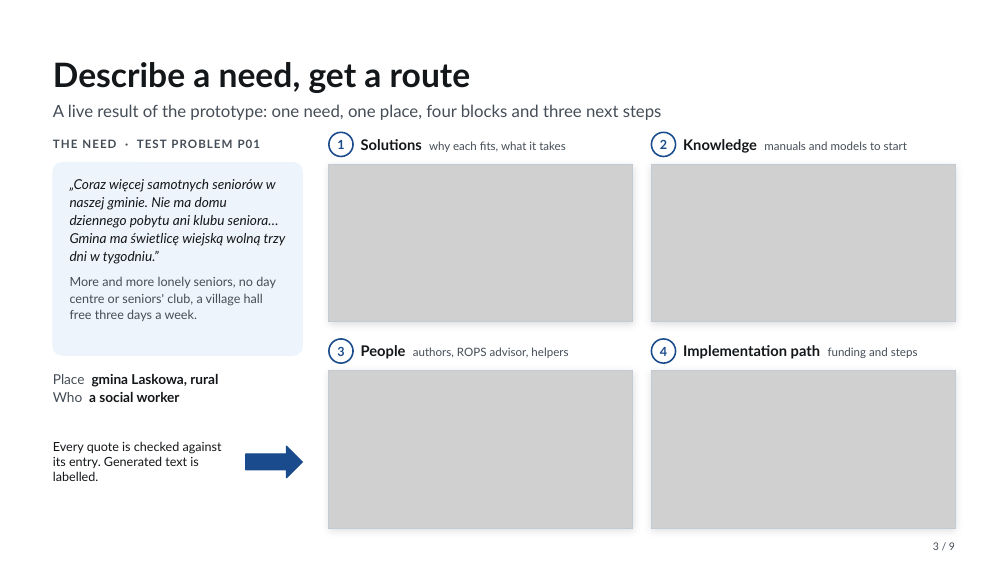
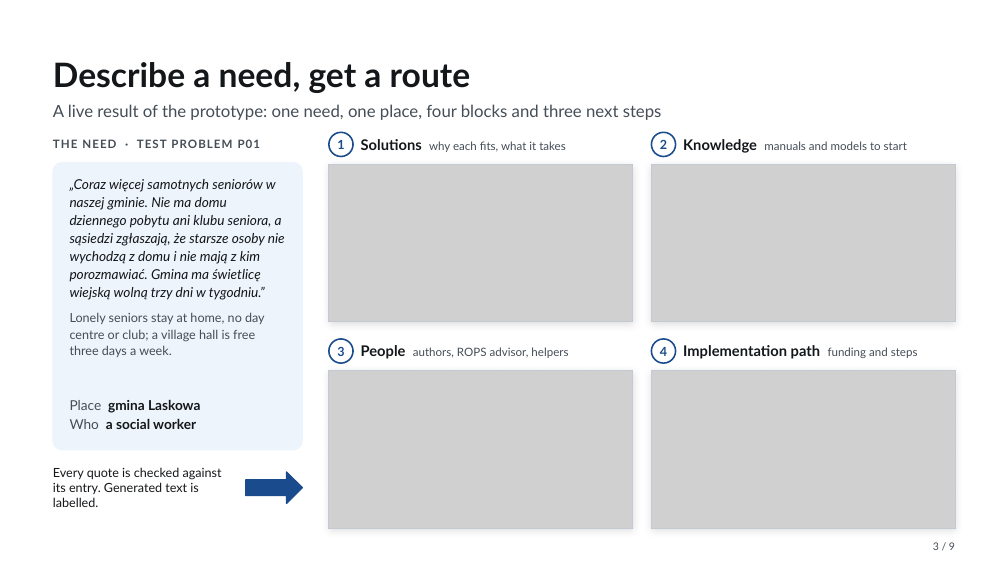
Before and after one commit to bobrovsky420/hackyeah2026, a slide deck: slide 3 of docs/presentation/presentation.pptx. Drawn at 1008x567 pixels with LibreOffice and Linux fonts; fonts in the diff are those of the drawing; grey boxes stand for pictures. Boxes give left, top, right and bottom in pixels: in the first picture for what was removed or moved away, otherwise in the second. Text is boxed around its words. In the diff, an @@ line names an element or a change of style, - is before the commit and + after.

```diff
--- a/docs/presentation/presentation.pptx
+++ b/docs/presentation/presentation.pptx
@@ rounded rectangle: place and size @@
-rounded rectangle at [53, 163, 302, 355]
+rounded rectangle at [53, 163, 302, 450]
@@ rounded rectangle at [53, 163, 302, 450]: proportions changed @@
@@ text at [70, 179, 285, 357]: text changed @@
-„Coraz więcej samotnych seniorów w naszej gminie. Nie ma domu dziennego pobytu ani klubu seniora… Gmina ma świetlicę wiejską wolną trzy dni w tygodniu.”
-More and more lonely seniors, no day centre or seniors' club, a village hall free three days a week.
+„Coraz więcej samotnych seniorów w naszej gminie. Nie ma domu dziennego pobytu ani klubu seniora, a sąsiedzi zgłaszają, że starsze osoby nie wychodzą z domu i nie mają z kim porozmawiać. Gmina ma świetlicę wiejską wolną trzy dni w tygodniu.”
+Lonely seniors stay at home, no day centre or club; a village hall is free three days a week.
@@ text at [70, 400, 200, 413]: text changed @@
-Place gmina Laskowa, rural
+Place gmina Laskowa
@@ text "Place gmina Laskowa": place and size @@
-text "Place gmina Laskowa" at [53, 374, 218, 402]
+text "Place gmina Laskowa" at [70, 400, 200, 429]
@@ text "Every quote is checked against ...": place and size @@
-text "Every quote is checked against ..." at [53, 441, 222, 481]
+text "Every quote is checked against ..." at [53, 467, 222, 507]
@@ right arrow: place and size @@
-right arrow at [246, 446, 302, 478]
+right arrow at [246, 472, 302, 504]
```
Also in this commit, not shown: 4 other slides changed, 11 other files.
